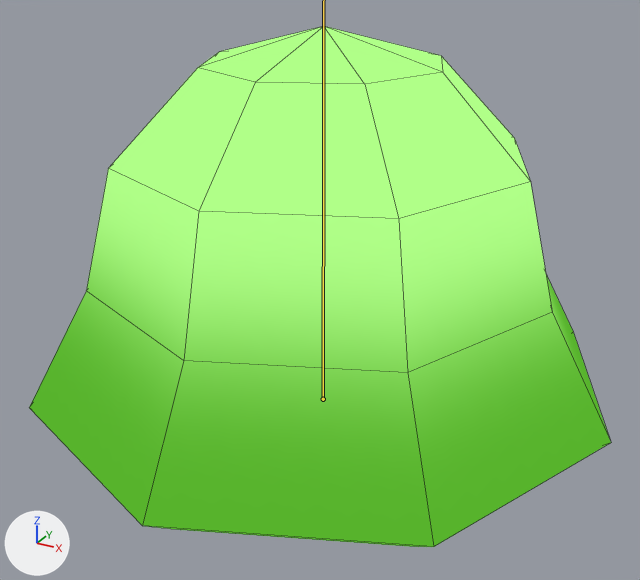
Two versions of the Blender file Resources/Models/Slime/Slime.blend, one commit apart.
One viewpoint serves both versions: a 50 mm lens placed at (0.566, -1.04, 0.702), pointed at (0.013, -0.033, 0.199). The axes (+X, +Y, +Z) are drawn at lower left. The lights are the same throughout. The bones that bend it are drawn over the model as lines. Mesh edges are drawn as thin lines.

In view in the first picture: 'Slime_Mesh'.
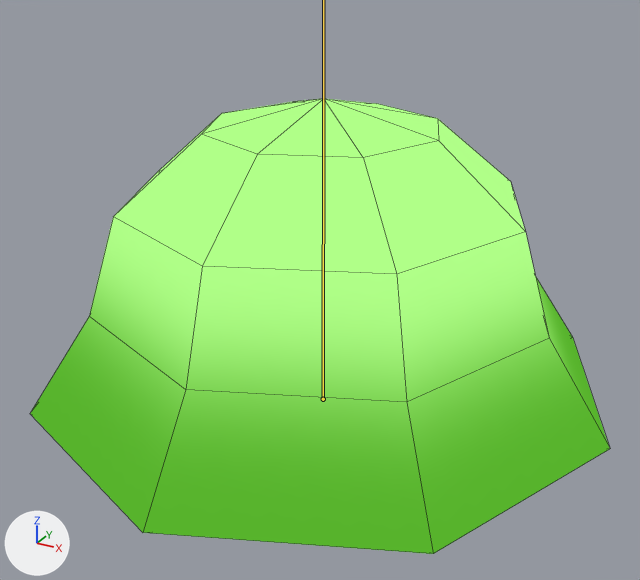
The newer file adds an action. The first version stands in its rest pose; the second is drawn at frame 10 of the action 'Slime_ArmatureAction'.

What differs and where, as boxes [x1, y1, x2, y2] in the pictures (640 x 580 px):
'Slime_Mesh', posed (13% shorter): before [29, 26, 611, 547]; after [30, 99, 610, 554]

The change in detail:
Bone 'Root' (bone_root) is rescaled from (1.0, 1.0, 1.0) to (1.0, 0.83, 1.0).
